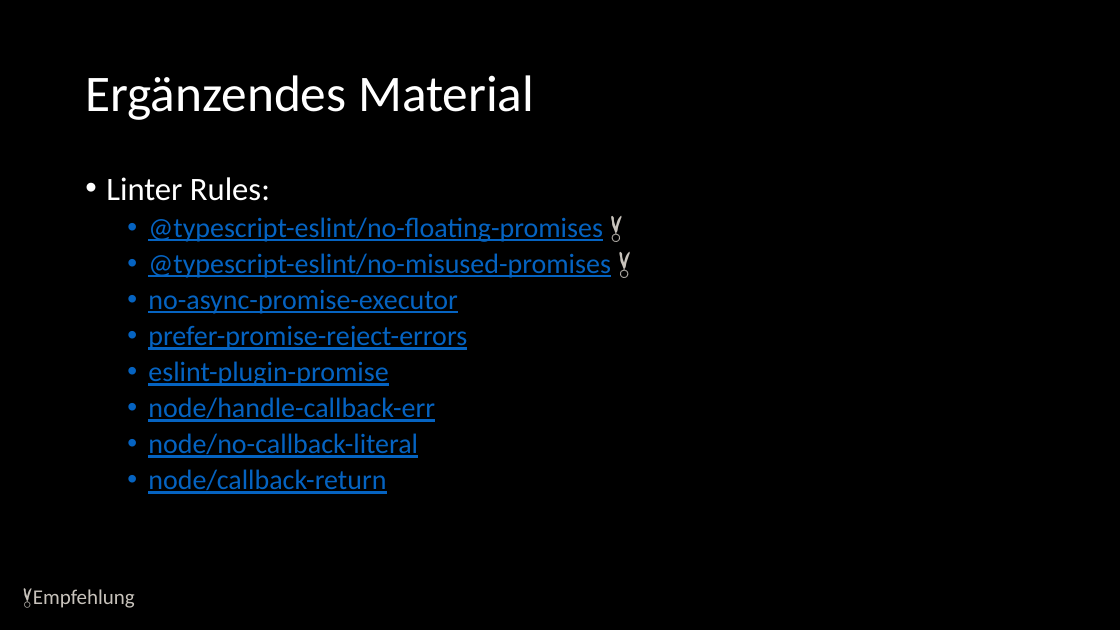
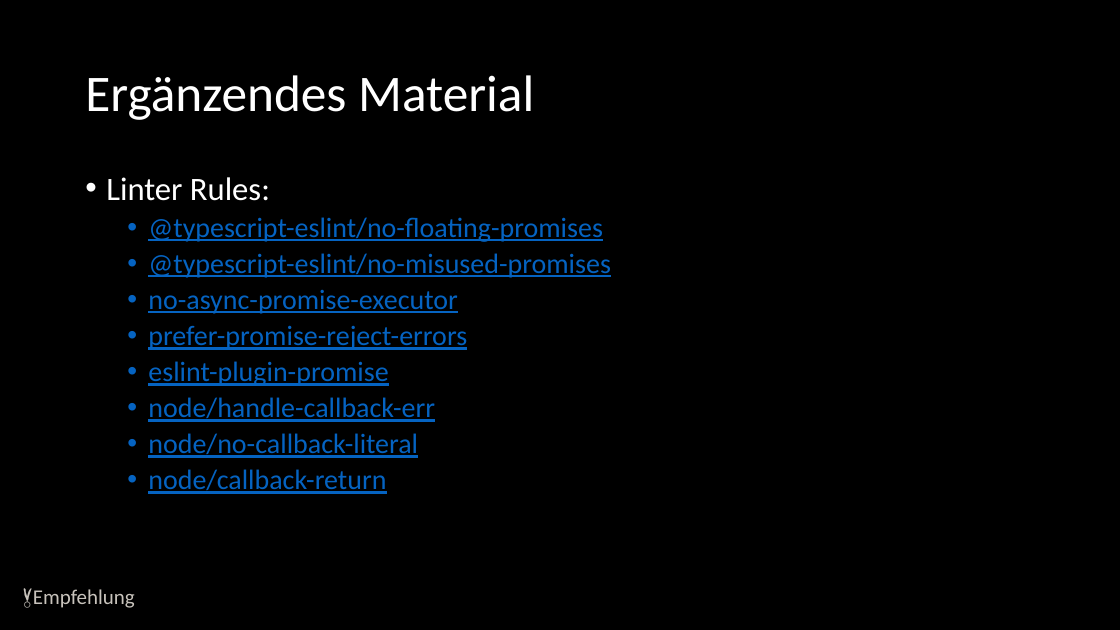
Before and after one commit to twobiers/webtech-workshop-js-async, a slide deck: slide 55 of slides/Presentation.pptx (slide 53 before the commit). Drawn at 1120x630 pixels with LibreOffice and Linux fonts; fonts in the diff are those of the drawing. Boxes give left, top, right and bottom in pixels: in the first picture for what was removed or moved away, otherwise in the second. Text is boxed around its words. In the diff, an @@ line names an element or a change of style, - is before the commit and + after.

Commit message:
update slides

```diff
--- a/slides/Presentation.pptx
+++ b/slides/Presentation.pptx
@@ text at bbox=[148, 217, 611, 278]: text changed @@
-  • @typescript-eslint/no-floating-promises 🏅
-  • @typescript-eslint/no-misused-promises 🏅
+  • @typescript-eslint/no-floating-promises
+  • @typescript-eslint/no-misused-promises
```
Also in this commit, not shown: 1 other slide changed, 2 slides added.
